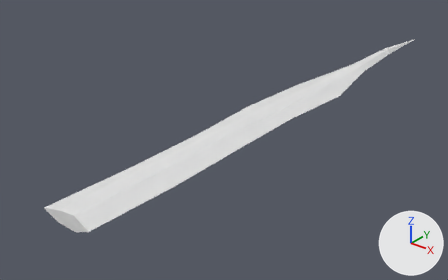
A saved change to the glTF model godot/assets/waffen/modelle/grossschwertklinge/t4_5.glb.
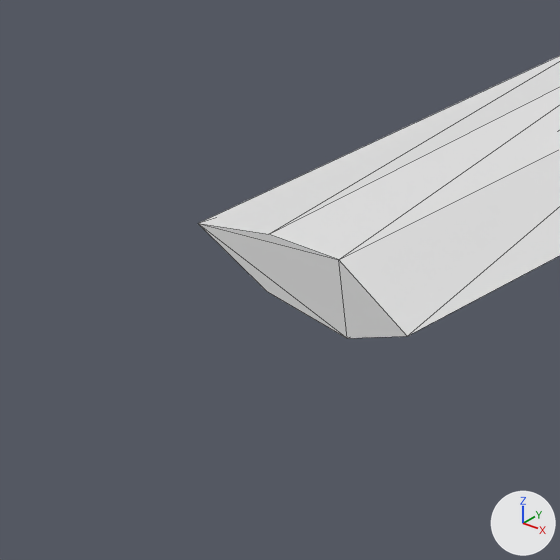
There are two pictures of each version: one whole from a camera (50 mm lens) standing at (0.583, -0.21, 0.444) and looking at (-0.067, 0.604, -0.06), one close up on the part from 0% to 27% of the width and 57% to 100% of the height. The lights are fixed; the arrows at lower right show +X, +Y and +Z. The first two pictures are the older version. The close-ups show mesh edges as thin lines. Vertices at exactly the same position are counted once.

Objects in the first close-up: 'grossschwertklinge_t4_5'.
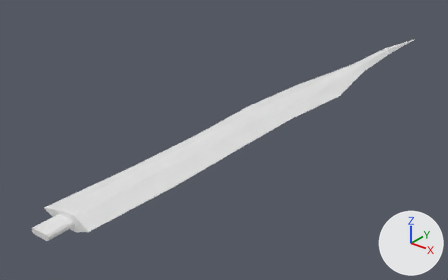
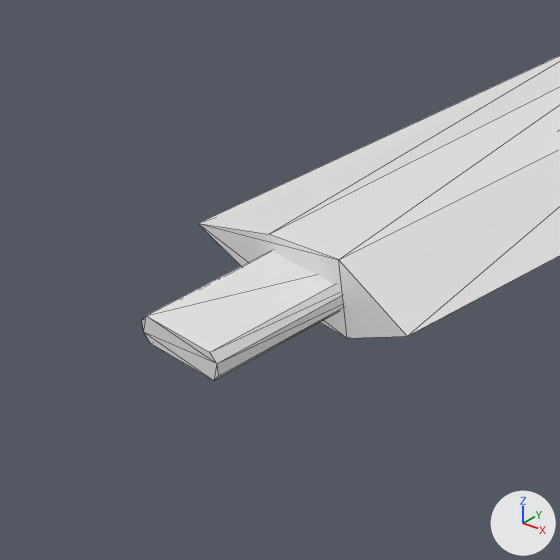
What changed in the scene script:
```text
Change me_grossschwertklinge_t4_5:
    used by ob_grossschwertklinge_t4_5; location = (0.0, 0.0, 0.0)
    remove me_grossschwertklinge_t4_5.from_pydata(...)  # 43 vertices, 82 faces; spans x -0.048..0.063, y 0.194..1.25, z -0.014..0.014
    add me_grossschwertklinge_t4_5.from_pydata(...)  # 59 vertices, 110 faces; spans x -0.048..0.063, y 0.152..1.25, z -0.014..0.014
    me_grossschwertklinge_t4_5 part 1: a new loose piece of 16 vertices spanning x -0.016..0.016, y 0.152..0.21, z -0.005..0.005, in mat_eis (white #e7e7e7)
```

Changed parts and their boxes [x1, y1, x2, y2] in the close-ups (560 x 560 px):
'grossschwertklinge_t4_5', reshaped
    before: [198, 56, 560, 338]
    after: [142, 56, 560, 381]
part 1 of me_grossschwertklinge_t4_5, added
    after: [142, 250, 343, 381]
